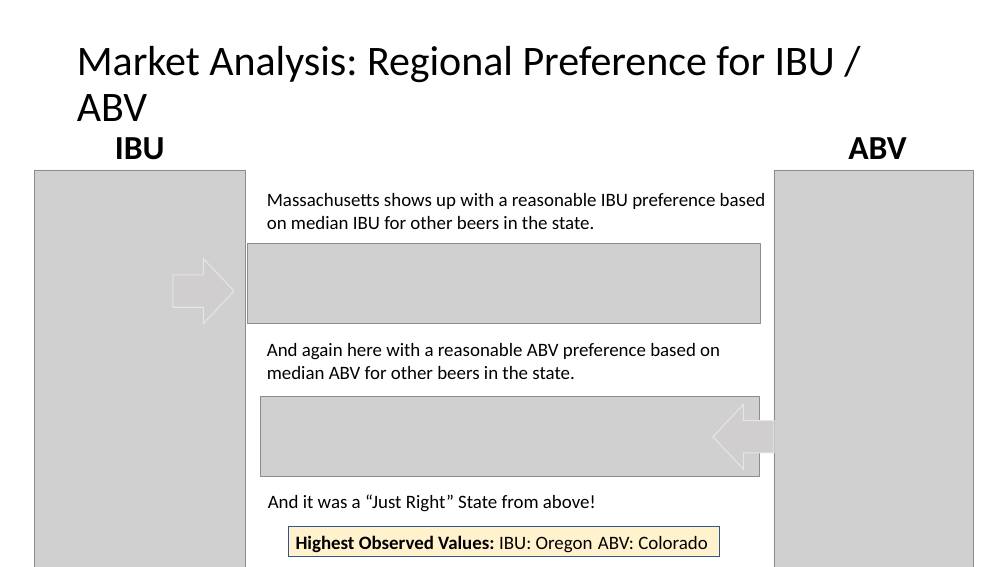
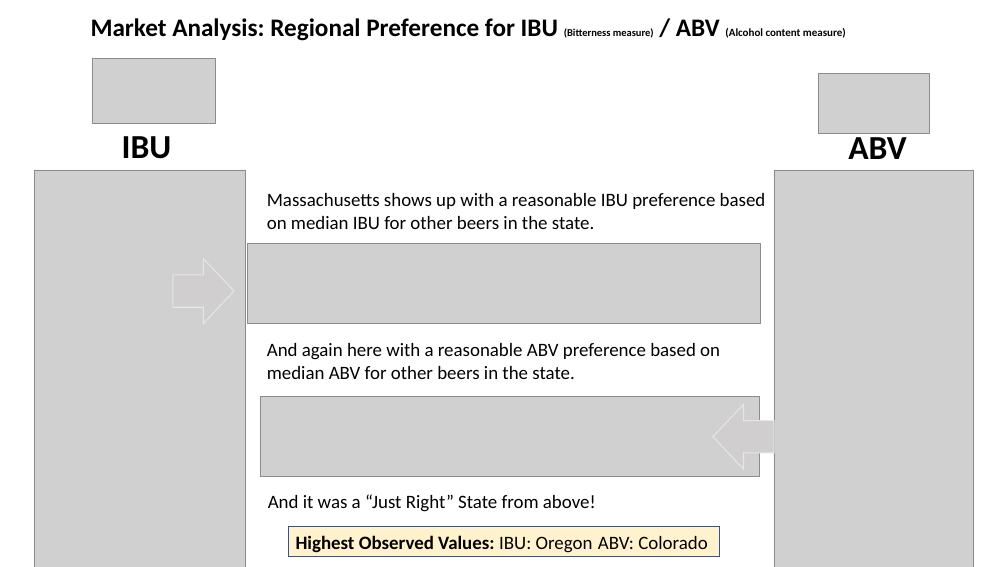
Before and after one commit to cwalenciak/dds_case_study_1, a slide deck: slide 6 of Presentation.pptx. Drawn at 1008x567 pixels with LibreOffice and Linux fonts; fonts in the diff are those of the drawing; grey boxes stand for pictures. Boxes give left, top, right and bottom in pixels: in the first picture for what was removed or moved away, otherwise in the second. Text is boxed around its words. In the diff, an @@ line names an element or a change of style, - is before the commit and + after.

Commit message:
updated ppt

```diff
--- a/Presentation.pptx
+++ b/Presentation.pptx
@@ title at bbox=[91, 18, 846, 41]: text changed; size 40 to 24 pt; bold on @@
-Market Analysis: Regional Preference for IBU / ABV
+Market Analysis: Regional Preference for IBU (Bitterness measure) / ABV (Alcohol content measure)
@@ picture added at bbox=[93, 58, 216, 124] @@
@@ picture added at bbox=[819, 73, 929, 133] @@
@@ text "IBU": place and size @@
-text "IBU" at bbox=[115, 137, 165, 160]
+text "IBU" at bbox=[122, 136, 172, 159]
```
Also in this commit, not shown: 3 other slides changed.
